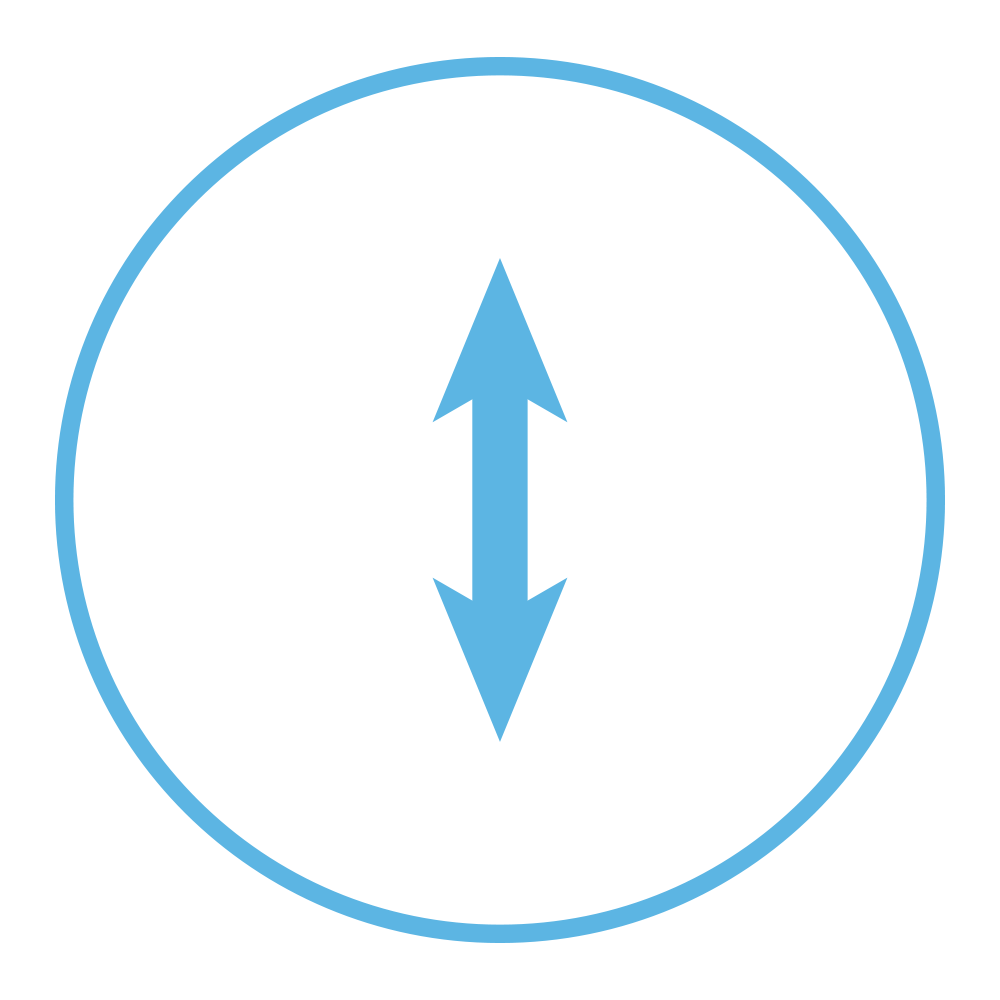
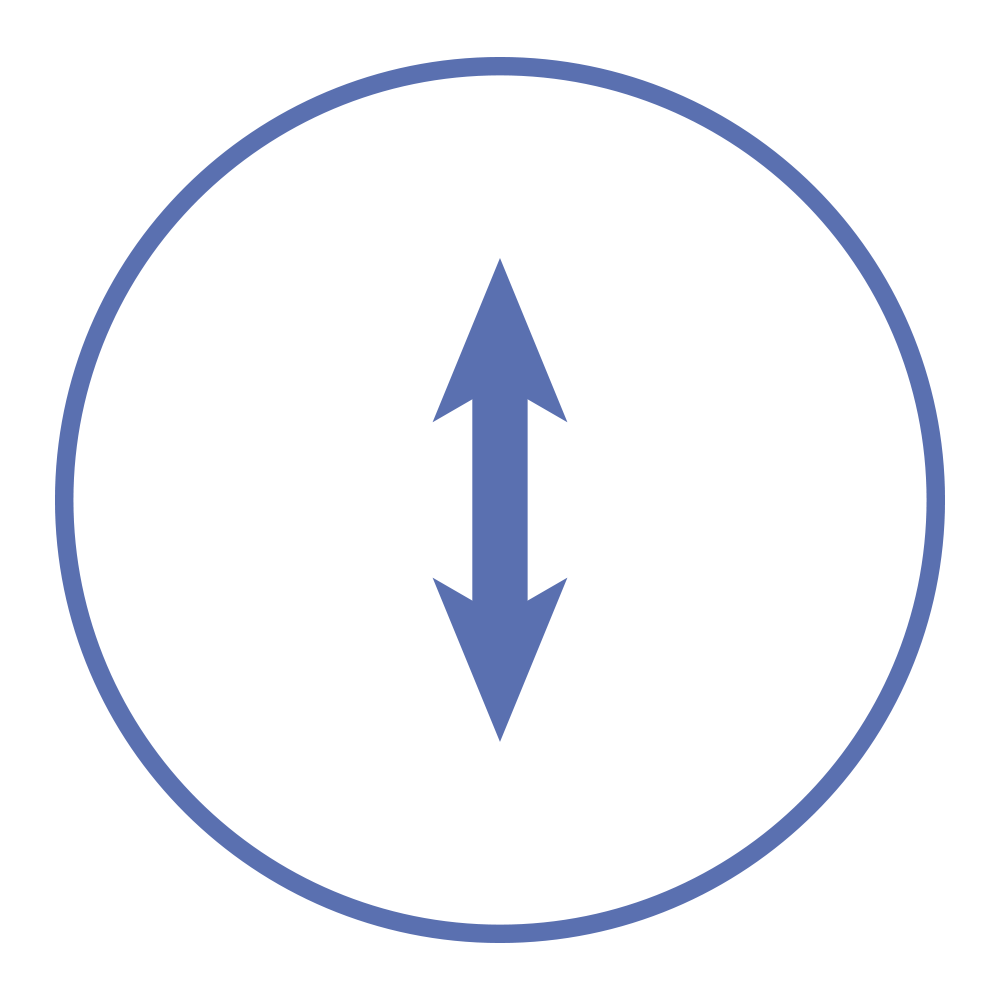
Two versions of the same layered image (1000x1000). Layer-by-layer changes:
pixels changed over [55, 57, 945, 943] (layer not identified)
